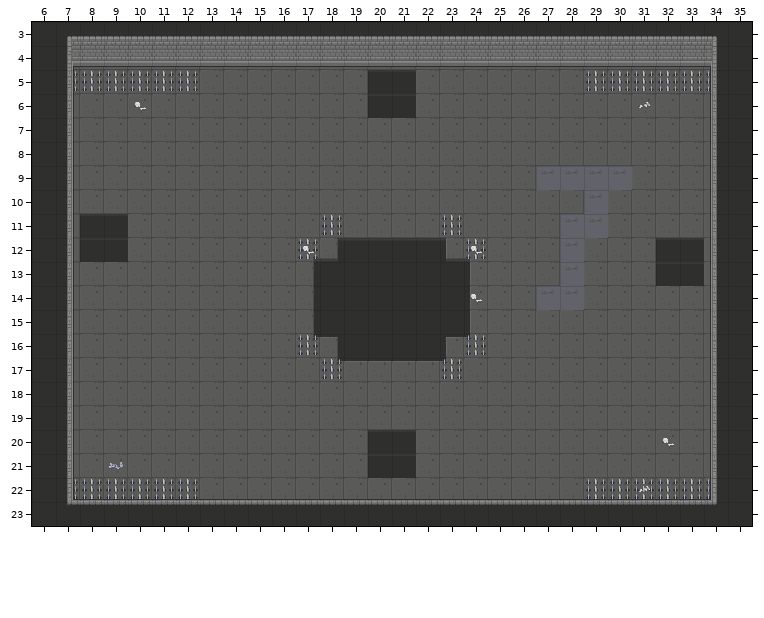
A Tiled map gets an edit: 7.tmx. This is how it looked before the edit.
Cells are 32x32 px. Shown: x 6..35, y 3..23.
And afterwards:
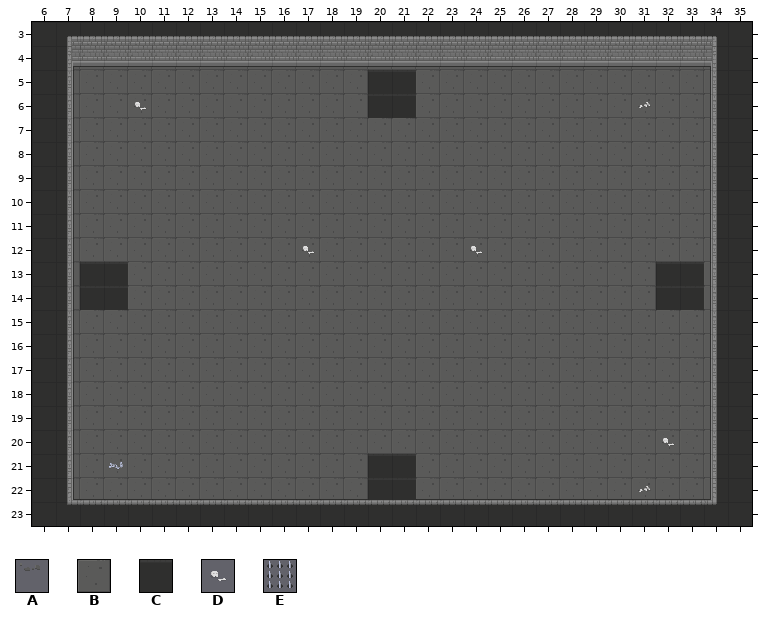
Key: from "Dungeon_Tileset": A 84, B 134, C 162, D 240, E 243.
_ is an empty cell, # one hidden under a higher layer.
Change:
Layer "Слой тайлов 2":
y 9: x 27 A -> #; x 29..30 AA -> #B
y 10: x 29 A -> #
y 11: x 8..9 CC -> BB; x 29 A -> #
y 12: x 8..9 CC -> BB; x 32..33 CC -> BB
y 13: x 8..9 BB -> CC; x 28 A -> #
y 14: x 8..9 BB -> CC; x 27..28 AA -> B#; x 32..33 BB -> CC
y 20: x 20..21 CC -> BB
y 22: x 20..21 BB -> CC
Layer "Слой тайлов 3":
y 5: x 7..12 EEEEEE -> BBBBBB; x 29..34 EEEEEE -> BBBBBB
y 9: x 27..29 ___ -> BBB
y 10: x 29 _ -> B
y 11: x 18 E -> B; x 23 E -> B; x 28..29 __ -> BB
y 12: x 17..24 E______E -> BBBBBBBB; x 28 _ -> B
y 13: x 17..24 ________ -> BBBBBBBB; x 28 _ -> B
y 14: x 17..24 _______D -> BBBBBBBB; x 28 _ -> B
y 15: x 17..24 ________ -> BBBBBBBB
y 16: x 17..24 E______E -> BBBBBBBB
y 17: x 18..23 E____E -> BBBBBB
y 22: x 7..12 EEEEEE -> BBBBBB; x 29..34 EEEEEE -> BBBBBB
